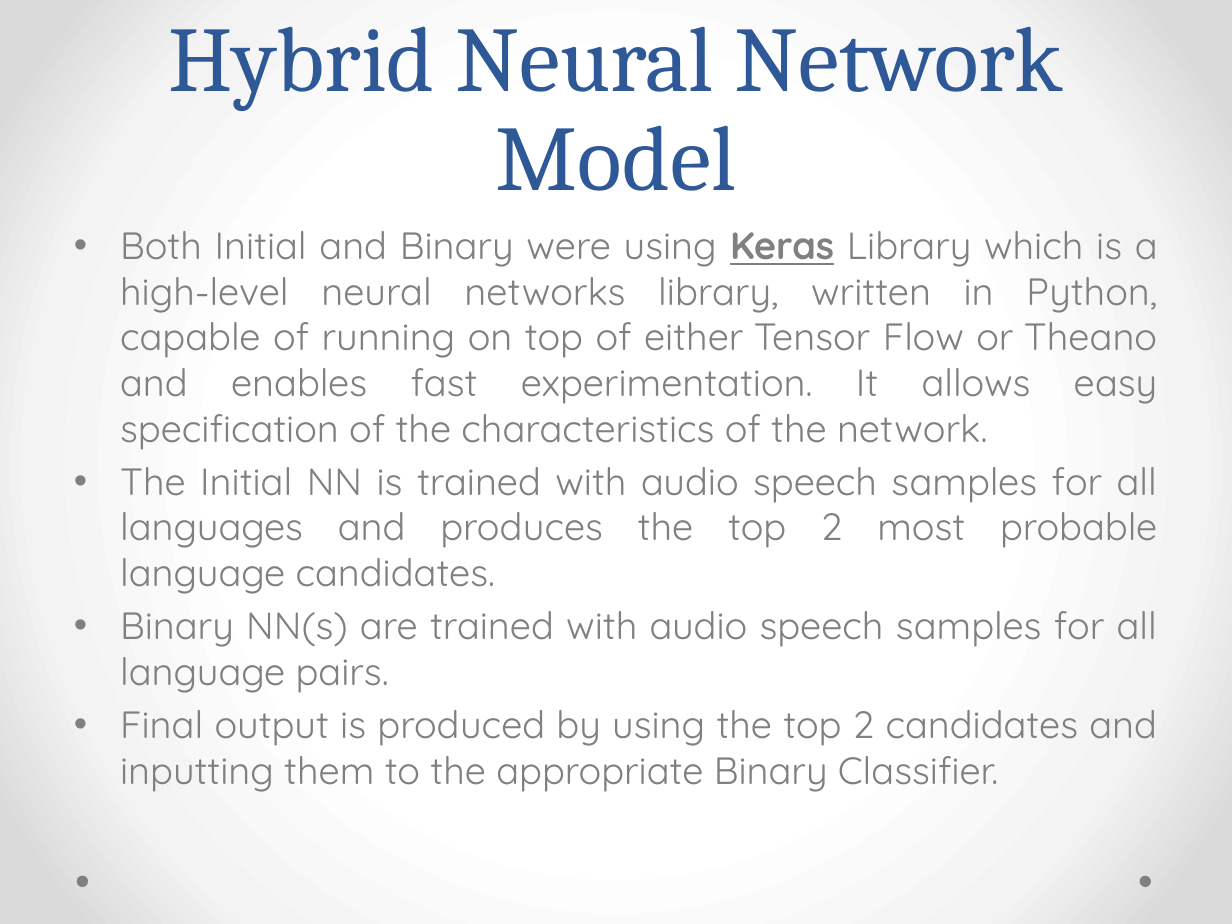
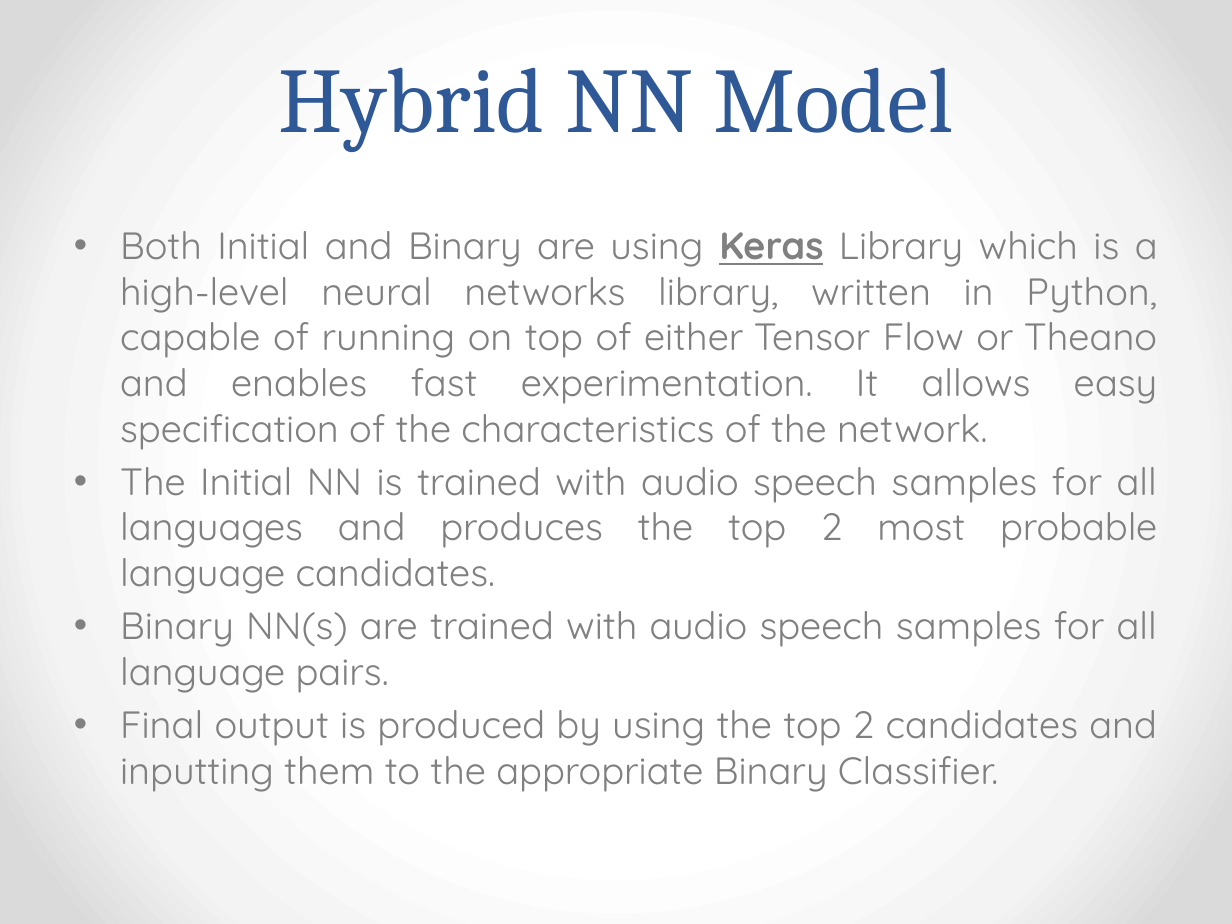
Before and after one commit to AudioExtractors/LanguageDetection, a slide deck: slide 14 of Docs/Presentation.pptx. Drawn at 1232x924 pixels with LibreOffice and Linux fonts; fonts in the diff are those of the drawing. Boxes give left, top, right and bottom in pixels: in the first picture for what was removed or moved away, otherwise in the second. Text is boxed around its words. In the diff, an @@ line names an element or a change of style, - is before the commit and + after.

Commit message:
change 6:03pm

```diff
--- a/Docs/Presentation.pptx
+++ b/Docs/Presentation.pptx
@@ title at (278, 67, 953, 152): text changed @@
-Hybrid Neural Network Model
+Hybrid NN Model
@@ text at (120, 231, 1158, 450): text changed @@
-• Both Initial and Binary were using Keras Library which is a high-level neural networks library, written in Python, capable of running on top of either Tensor Flow or Theano and enables fast experimentation. It allows easy specification of the characteristics of the network.
+• Both Initial and Binary are using Keras Library which is a high-level neural networks library, written in Python, capable of running on top of either Tensor Flow or Theano and enables fast experimentation. It allows easy specification of the characteristics of the network.
@@ ellipse removed at (76, 876, 87, 887) @@
@@ ellipse removed at (1140, 876, 1151, 887) @@
```
Also in this commit, not shown: 5 other slides changed.
